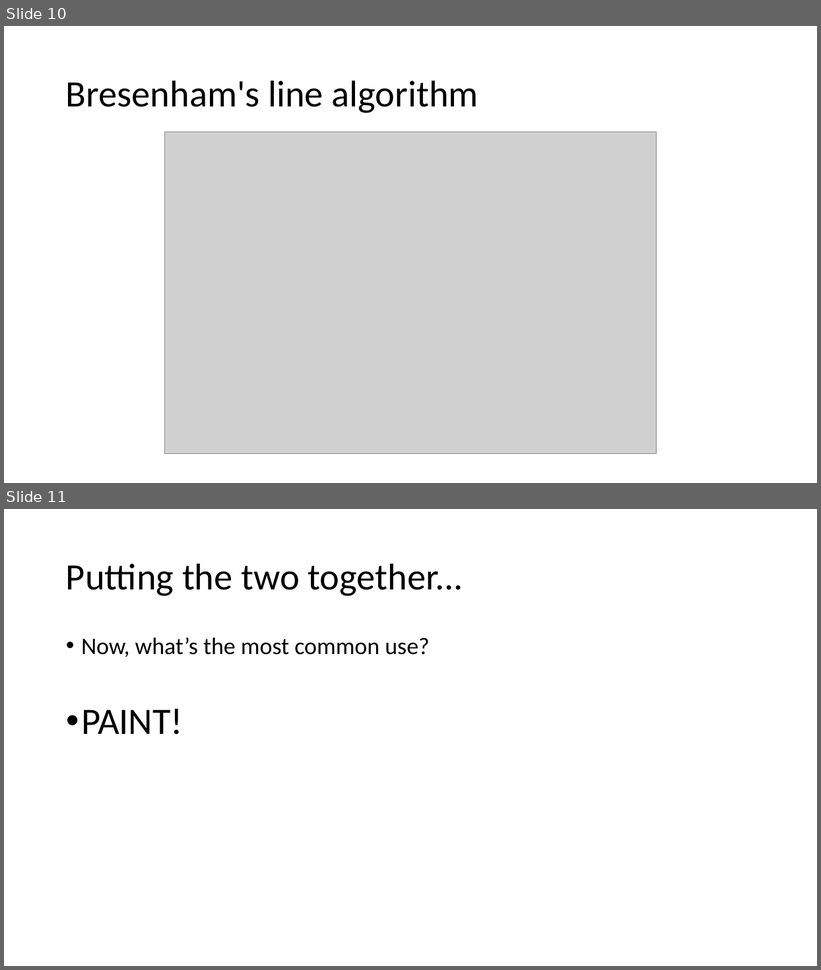
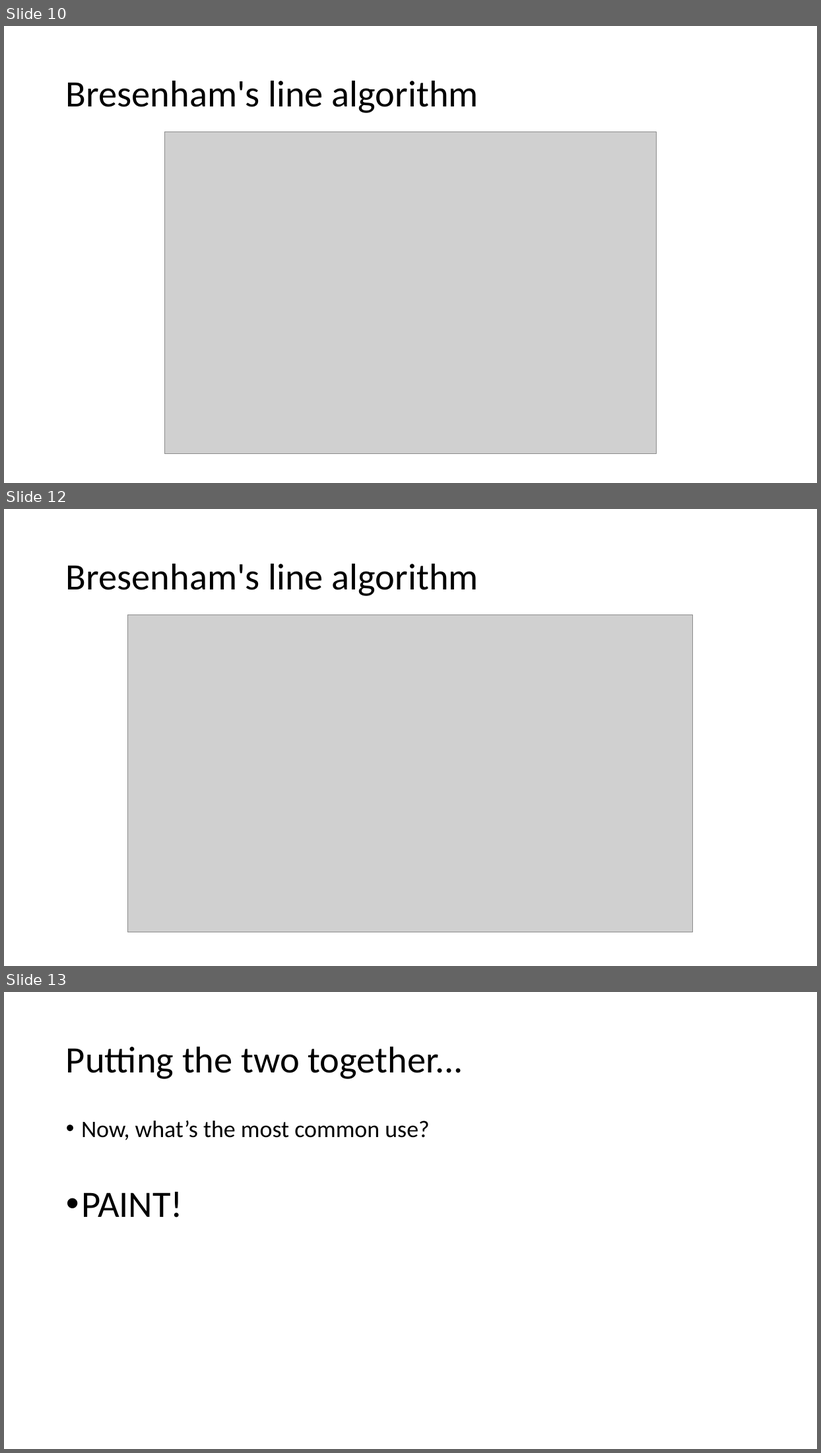
Before and after one commit to kescherCode/Lines-and-fills, a slide deck: POS.pptx. Shown one above the other, each under a label of ours: slides 10 and 11 before the commit, slides 10, 12 and 13 after it; the slides between them are not shown. The pictures are 821x970 and 821x1453 pixels, drawn with LibreOffice and Linux fonts; fonts in the diff are those of the drawing; grey boxes stand for pictures; background and template pictures are left out. Boxes give left, top, right and bottom in pixels: in the first picture for what was removed or moved away, otherwise in the second. Text is boxed around its words. In the diff, an @@ line names an element or a change of style, - is before the commit and + after.

Commit message:
update pptx

```diff
--- a/POS.pptx
+++ b/POS.pptx
@@ slide 12 added at (4,509,817,966), background #FFFFFF @@
@@ title added at (66,563,479,596), 44 pt, text #000000 @@
+Bresenham's line algorithm
@@ picture added at (128,615,693,933) @@
@@ what was slide 11 is now slide 13 @@
```
Also in this commit, not shown: 1 slide changed, 1 other slide added.
